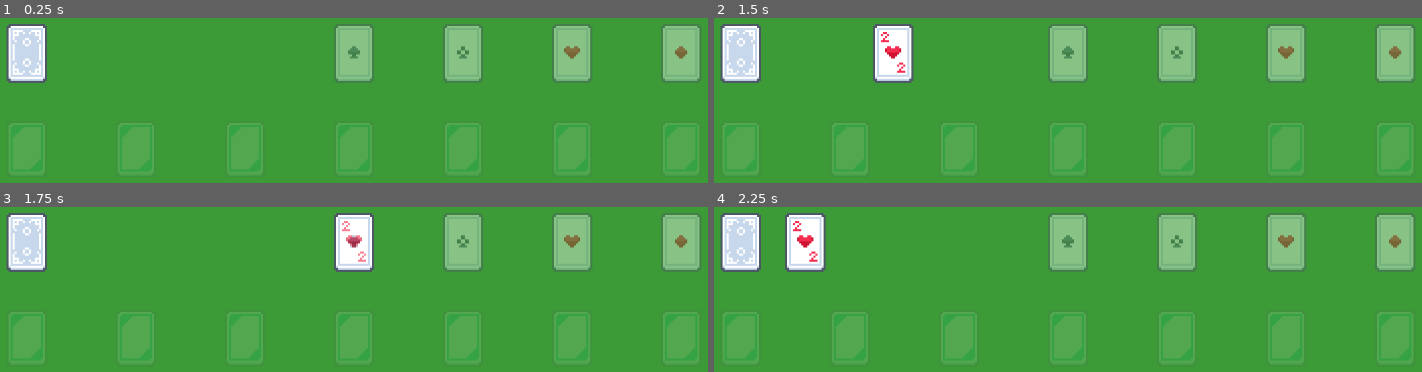
Above: before the commit, frames 1-4 (two rows, left to right).
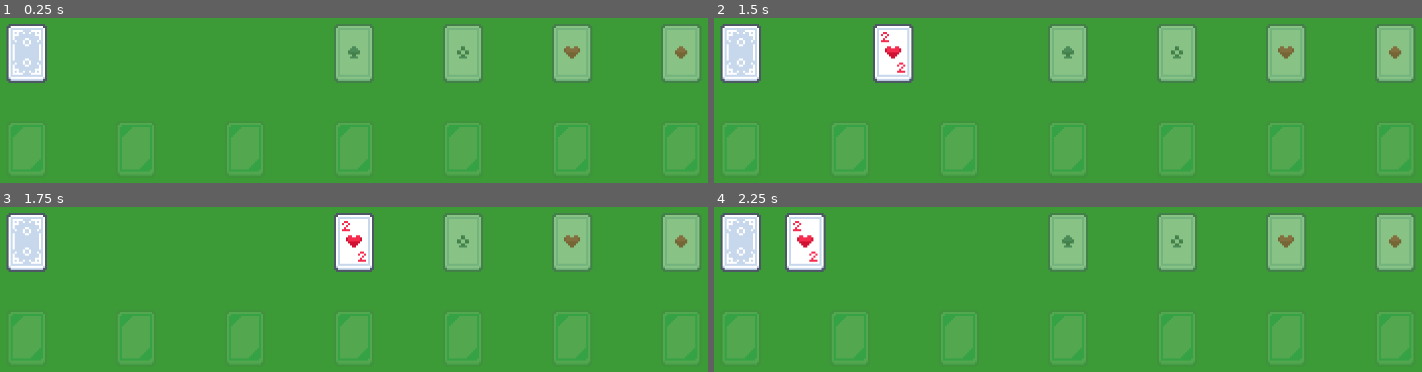
Above: after the commit, the same moments.

Repository: w-dib/Solitaire
Game: Godot game, scene res://scenes/world.tscn
The game is run twice, just before and just after one commit, with the same random seed, the same clock (stepped at 60 frames per second) and the same inputs.
Inputs (mouse positions are in pixels of both pictures, inside the frame that each line leads up to):
- Up to frame 1 (0.25 s): no input
- Up to frame 2 (1.5 s): tap Enter at 0.5 s; drag from (742, 52) to (1068, 52) at 0.52 s; tap Space at 1.25 s; drag from (806, 52) to (1068, 52) at 1.27 s
- Up to frame 3 (1.75 s): no input
- Up to frame 4 (2.25 s): move the mouse to (1145, 315) at 2.02 s; press the mouse at (1145, 315) at 2.03 s

Frames 1-2 are identical in both runs. In frame 3, 0.2% of the frame differs, in the area x 48-52%, y 8-34%; in frame 4, nothing differs.

Commit message:
clean z-indices and some type casts

Diff:
--- a/scenes/tableau_pile.tscn
+++ b/scenes/tableau_pile.tscn
@@ -12,6 +12,7 @@
 
 [node name="Sprite2D" type="Sprite2D" parent="."]
 modulate = Color(1, 1, 1, 0.117647)
+z_index = -1
 texture = ExtResource("1_4su8v")
 
 [node name="CollisionShape2D" type="CollisionShape2D" parent="."]
--- a/scenes/world.tscn
+++ b/scenes/world.tscn
@@ -19,7 +19,7 @@
 [node name="World" type="Node"]
 
 [node name="Background" type="Sprite2D" parent="."]
-z_index = -1
+z_index = -2
 texture = ExtResource("2_rwgxs")
 centered = false
 metadata/_edit_lock_ = true
@@ -36,6 +36,7 @@
 
 [node name="Sprite2D" type="Sprite2D" parent="Foundations/Spades"]
 modulate = Color(1, 1, 1, 0.392157)
+z_index = -1
 texture = ExtResource("5_7r4gi")
 
 [node name="CollisionShape2D" type="CollisionShape2D" parent="Foundations/Spades"]
@@ -50,6 +51,7 @@
 
 [node name="Sprite2D" type="Sprite2D" parent="Foundations/Clubs"]
 modulate = Color(1, 1, 1, 0.392157)
+z_index = -1
 texture = ExtResource("6_w7kh3")
 
 [node name="CollisionShape2D" type="CollisionShape2D" parent="Foundations/Clubs"]
@@ -63,6 +65,7 @@
 
 [node name="Sprite2D" type="Sprite2D" parent="Foundations/Hearts"]
 modulate = Color(1, 1, 1, 0.392157)
+z_index = -1
 texture = ExtResource("7_e3hyu")
 
 [node name="CollisionShape2D" type="CollisionShape2D" parent="Foundations/Hearts"]
@@ -77,6 +80,7 @@
 
 [node name="Sprite2D" type="Sprite2D" parent="Foundations/Diamonds"]
 modulate = Color(1, 1, 1, 0.392157)
+z_index = -1
 texture = ExtResource("8_q5onr")
 
 [node name="CollisionShape2D" type="CollisionShape2D" parent="Foundations/Diamonds"]
--- a/scripts/board_state.gd
+++ b/scripts/board_state.gd
@@ -8,10 +8,10 @@
 var all_cards: Array[Card] = []
 
 var foundations: Array = [
-	[],  # Foundation 1
-	[],  # Foundation 2
-	[],  # Foundation 3
-	[]   # Foundation 4
+	[],  # Foundation 1 Hearts
+	[],  # Foundation 2 Diamonds
+	[],  # Foundation 3 Spades
+	[]   # Foundation 4 Clubs
 ]
 
 var tableau_piles: Array = [
--- a/scripts/card.gd
+++ b/scripts/card.gd
@@ -9,10 +9,11 @@
 enum CardColor { RED, BLACK }
 enum CardSuit { HEARTS, DIAMONDS, SPADES, CLUBS }
 enum CardRank {
+	INVALID = 0,
 	A = 1,
-	TWO,
-	THREE,
-	FOUR,
+	TWO, # You don't need to explicitly define the values of each enum
+	THREE, # as Godot does it for you. Try it yourself in func _ready()
+	FOUR, # Just paste print("CardRank.TWO value:", CardRank.TWO)
 	FIVE,
 	SIX,
 	SEVEN,
@@ -27,7 +28,7 @@
 # Variables for card properties
 var suit: CardSuit
 var color: CardColor
-var rank: CardRank
+var rank: CardRank = CardRank.A
 
 # Variables for card movement
 var click_position := Vector2.ZERO
@@ -87,12 +88,12 @@
 	initial_position = global_position
 	var objects_clicked := mouse_raycast(event, 0b1)
 	var colliders := objects_clicked.map(
-		func(dict: Dictionary):
+		func(dict: Dictionary) -> Area2D:
 			return dict.collider
 	)
 
 	colliders.sort_custom(
-		func(collider_1: Area2D, collider_2: Area2D):
+		func(collider_1: Area2D, collider_2: Area2D) -> bool:
 			return collider_1.z_index < collider_2.z_index
 	)
 	if colliders[-1] == self:
@@ -149,7 +150,7 @@
 	var rank_str: String = texture_name.get_slice("_", 2)
 	rank = parse_rank(rank_str)
 
-	if rank == 100:
+	if rank == CardRank.INVALID:
 		push_error("Invalid rank extracted from texture name: %s" % texture_name)
 		return
 
